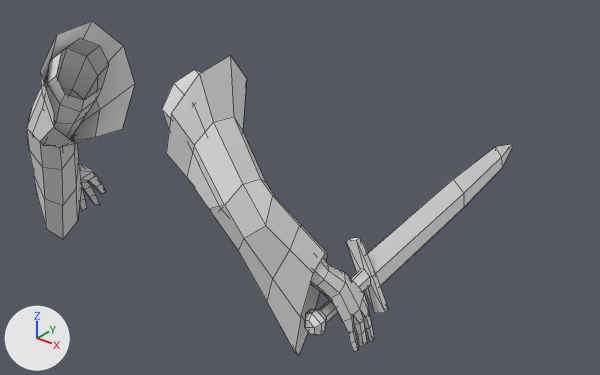
A saved change to the FBX model Assets/3d/dave.fbx.
The view is the same before and after, from a camera (50 mm lens) standing at (8.1, -7.03, 6.43) and looking at (-0.76, 4.03, -0.43). Lighting does not change. The marker at lower left points along +X, +Y and +Z. Mesh edges are drawn as thin lines. Where no turn or scale is listed for an object, it has been applied to the vertices.

The first picture shows 'arms', 'robe', 'sword'.
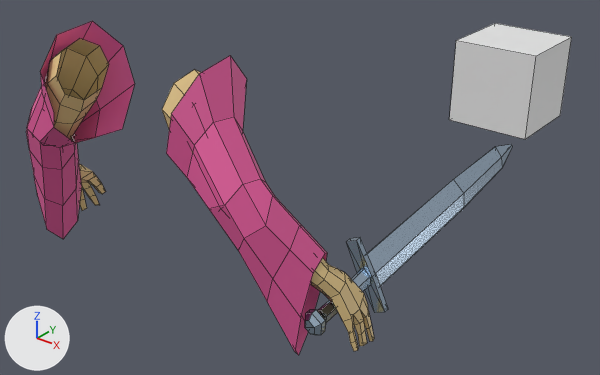
Changed parts and their boxes (x1, y1, x2, y2) in the pictures (600 x 375 px):
'robe', recoloured (white to pink)
    both: (26, 21, 327, 355)
'Cube', added
    after: (450, 23, 572, 139)
'arms', recoloured
    both: (45, 39, 374, 351)
'sword', recoloured (white to blue)
    both: (305, 144, 512, 335)

What changed in the scene script:
```text
Add mat_flesh:
    mat_flesh = principled_material('flesh')
    mat_flesh.base_color = (0.8, 0.588, 0.269)  # beige #e7ca8e
Add mat_cloth:
    mat_cloth = principled_material('cloth')
    mat_cloth.base_color = (0.8, 0.111, 0.347)  # pink #e75e9f
Add mat_sword:
    mat_sword = principled_material('sword')
    mat_sword.base_color = (0.507, 0.645, 0.8)  # blue #bdd2e7
    mat_sword.metallic = 1.0
    mat_sword.roughness = 0.193
Change me_cube:
    where me_cube.from_pydata(...)  # 268 vertices, 256 faces; spans x -3.16..3.16, y -0.8..0.99, z -2.88..0.81
    remove me_cube.materials.append(mat_material)  # white #e7e7e7
    add me_cube.materials.append(mat_flesh)  # beige #e7ca8e
Change me_cube_003:
    where me_cube_003.from_pydata(...)  # 94 vertices, 76 faces; spans x -2.75..2.75, y -0.87..0.52, z -2.89..0.93
    remove me_cube_003.materials.append(mat_material)  # white #e7e7e7
    add me_cube_003.materials.append(mat_cloth)  # pink #e75e9f
Change me_cube_004:
    where me_cube_004.from_pydata(...)  # 69 vertices, 67 faces; spans x -0.3..0.33, y -1.72..4.47, z -0.56..0.52
    add me_cube_004.materials.append(mat_sword)  # blue #bdd2e7
Add me_cube_001:
    me_cube_001.from_pydata(...)  # a box spanning x -1.0..1.0, y -1.0..1.0, z -1.0..1.0
Add ob_cube:
    ob_cube = bpy.data.objects.new('Cube', me_cube_001)
    ob_cube.location = (0.0, 11.22, 0.0)
```
